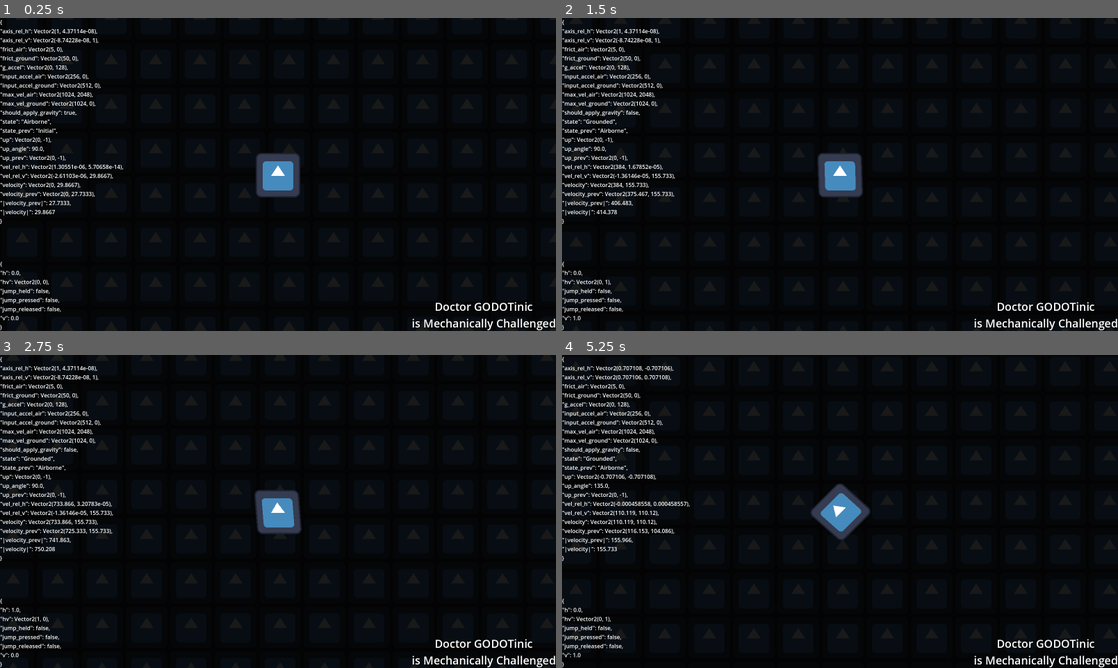
Above: before the commit, frames 1-4 (two rows, left to right).
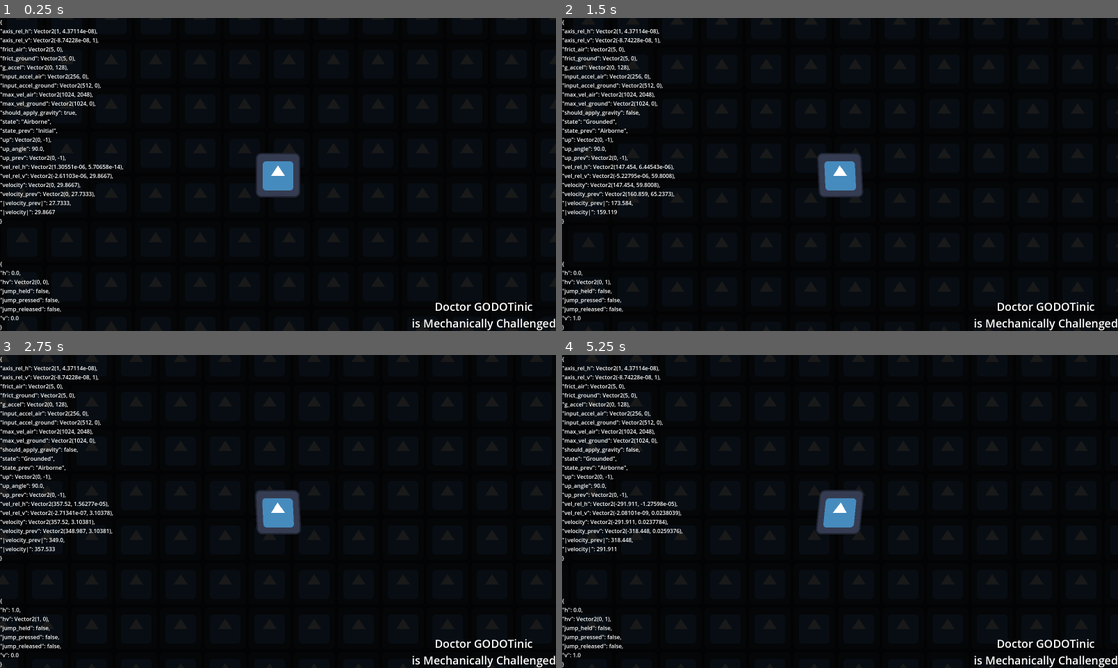
Above: after the commit, the same moments.

Repository: MechanicallyChallengedOrg/SlopesAndLoops
Game: Godot game, scene res://scenes/main.tscn
The game is run twice, just before and just after one commit, with the same random seed, the same clock (stepped at 60 frames per second) and the same inputs. The engine's default icon, where the game draws it, is replaced by a stand-in: a white triangle on a blue panel in a dark square.
Inputs:
- Up to frame 1 (0.25 s): no input
- Up to frame 2 (1.5 s): hold D (right) 0.53-1.28 s; tap Space (jump) at 0.77 s; hold S (down) from 1.28 s (still down)
- Up to frame 3 (2.75 s): tap Space (jump) at 1.52 s; release S (down) at 2.03 s; hold D (right) from 2.03 s (still down)
- Up to frame 4 (5.25 s): release D (right) at 2.78 s; hold W (up) 2.78-3.53 s; tap Space (jump) at 3.02, 3.77, 4.52 s; hold A (left) 3.53-5.03 s; hold S (down) from 5.03 s (still down)

The runs differ from the first frame. In frame 1, less than 0.1% of the frame differs, in the area x 11-15%, y 12-14%; in frame 2, 0.4%; in frame 3, 0.4%; in frame 4, 1.5%, in the area x 5-56%, y 3-63%.

Commit message:
friction on ground working

Diff:
--- a/godot4/gdscript/zaft/scripts/player-character-animation-node.gd
+++ b/godot4/gdscript/zaft/scripts/player-character-animation-node.gd
@@ -11,7 +11,8 @@
   var angle := vel_h_axis.angle_to(h_axis)
   var skew_direction := signf(cos(angle))
   var skew_intensity := -PI/16.0
-  s.skew = lerp(s.skew, skew_direction * skew_intensity * vel_ratio_from_max, delta)
+  var skew_per_frame := 5.0
+  s.skew = lerp(s.skew, skew_direction * skew_intensity * vel_ratio_from_max, delta * skew_per_frame)
 
 func _process(delta: float) -> void:
   animate_player_sprite(delta)
--- a/godot4/gdscript/zaft/scripts/player-character-movement-node.gd
+++ b/godot4/gdscript/zaft/scripts/player-character-movement-node.gd
@@ -38,7 +38,7 @@
 func physics_process_grounded(delta:float):
   var colliding_ray := get_prioritized_ground_collision()
   if colliding_ray == null: return may_leave_floor()
-  player.velocity = bound_velocity(player.velocity + accel_per_frame(delta))
+  player.velocity = bound_velocity(player.velocity, accel_per_frame(delta), frict_per_frame(delta))
   rotate_if_needed(colliding_ray)
   snap_to_collision_point_if_needed(colliding_ray)
   player.move_and_slide()
@@ -76,10 +76,16 @@
   if player.ray_center_down.is_colliding():
     player.stats.state = player.stats.STATE.Grounded
 
-func bound_velocity(vel:Vector2) -> Vector2:
+func bound_velocity(v1:=Vector2.ZERO,v2:=Vector2.ZERO,v3:=Vector2.ZERO) -> Vector2:
+  var vel = Vector2.ZERO + v1 + v2 + v3
   if vel.length() > player.stats.max_vel_ground.length():
     return vel.normalized() * player.stats.max_vel_ground.x
   return vel
+
+# real world xy deceleration (delta vel) per frame
+func frict_per_frame(delta):
+  if not is_zero_approx(player.input.h) or is_zero_approx(player.velocity.length()): return Vector2.ZERO
+  return Vector2(player.stats.frict_ground.x * player.velocity.rotated(PI) * delta)
 
 # real world xy acceleration (delta vel) per frame
 func accel_per_frame(delta:float) -> Vector2:
@@ -89,7 +95,6 @@
 func h_accel() -> Vector2:
   var result := Vector2.ZERO
   if is_zero_approx(player.input.h) and not is_zero_approx(player.velocity.length()):
-    # result = Vector2(player.stats.frict_ground.x * sign(player.velocity) * -1.0)
     pass
   else:
     result = Vector2(player.input.h * player.stats.input_accel_ground.x, 0.0)
--- a/godot4/gdscript/zaft/scripts/player-character-stats-resource.gd
+++ b/godot4/gdscript/zaft/scripts/player-character-stats-resource.gd
@@ -24,7 +24,7 @@
 func up_angle() -> float:
   return rad_to_deg(up.angle_to(Vector2.RIGHT))
 
-var state := STATE.Initial :
+@export var state := STATE.Initial :
   set(v):
     if state == v: return
     state_prev = state
@@ -32,7 +32,7 @@
 var state_prev := STATE.Initial
 
 # real world
-var velocity := Vector2.ZERO :
+@export var velocity := Vector2.ZERO :
   set(v):
     if velocity == v: return
     velocity_prev = velocity
@@ -44,16 +44,15 @@
     up_prev = up
     up = v
 var up_prev := Vector2.UP
-var facing_prev := Vector2.RIGHT
-var g_accel := Vector2(0.0, 128.0)
+@export var g_accel := Vector2(0.0, 128.0)
 
 # relative to player
-var max_vel_air := 8.0 * Vector2(128.0, 256.0)
-var max_vel_ground := 8.0 * Vector2(128.0, 0.0)
-var input_accel_ground := 4.0 * Vector2(128.0, 0.0)
-var input_accel_air := 2.0 * Vector2(128.0, 0.0)
-var frict_ground := Vector2(50.0, 0.0)
-var frict_air := Vector2(5.0, 0.0)
+@export var max_vel_air := 8.0 * Vector2(128.0, 256.0)
+@export var max_vel_ground := 8.0 * Vector2(128.0, 0.0)
+@export var input_accel_ground := 4.0 * Vector2(128.0, 0.0)
+@export var input_accel_air := 2.0 * Vector2(128.0, 0.0)
+@export var frict_ground := Vector2(5.0, 0.0)
+@export var frict_air := Vector2(5.0, 0.0)
 
 func _to_string() -> String:
   return var_to_str({
